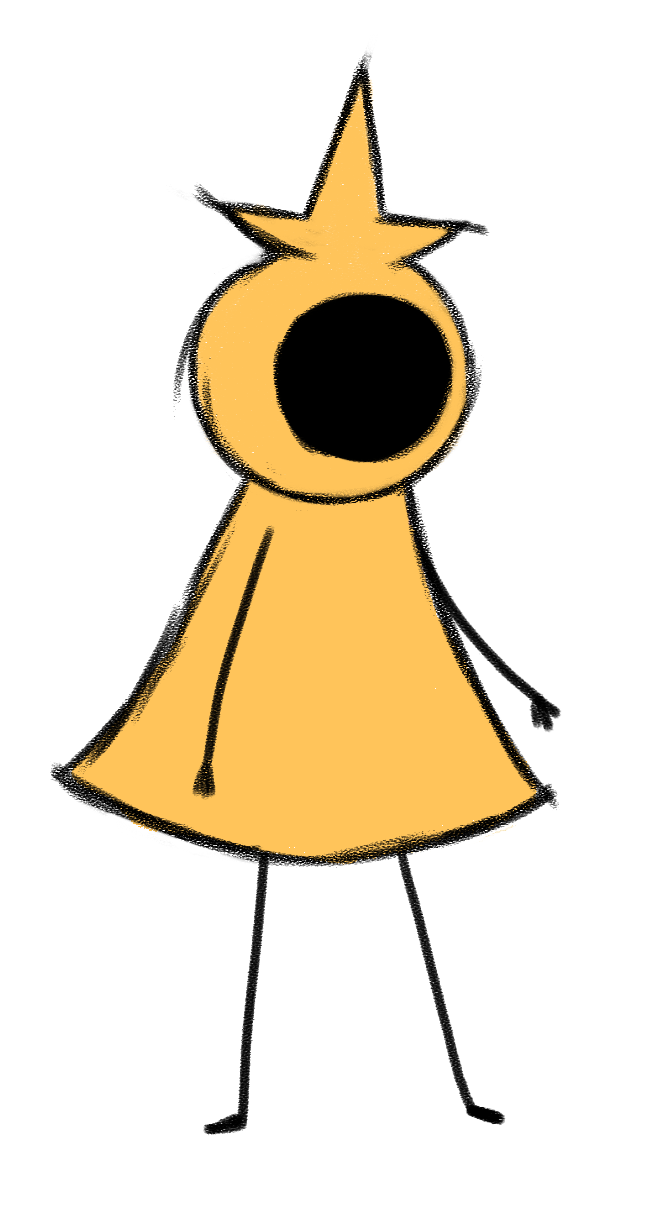
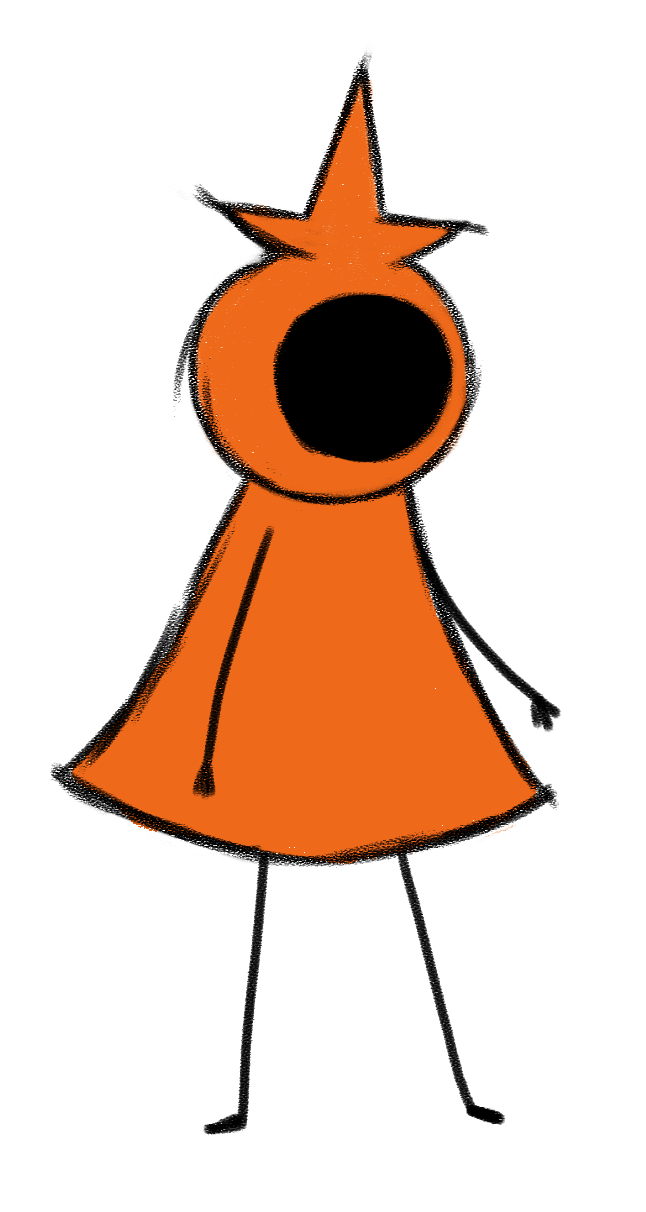
Before/after of a 646 × 1212 layered artwork. What changed in the layer stack:
painted on "Body_01" (1st of 2, in "head") over [186, 77, 470, 496]
painted on "Body_01" (2nd of 2, in "body") over [71, 420, 537, 865]
